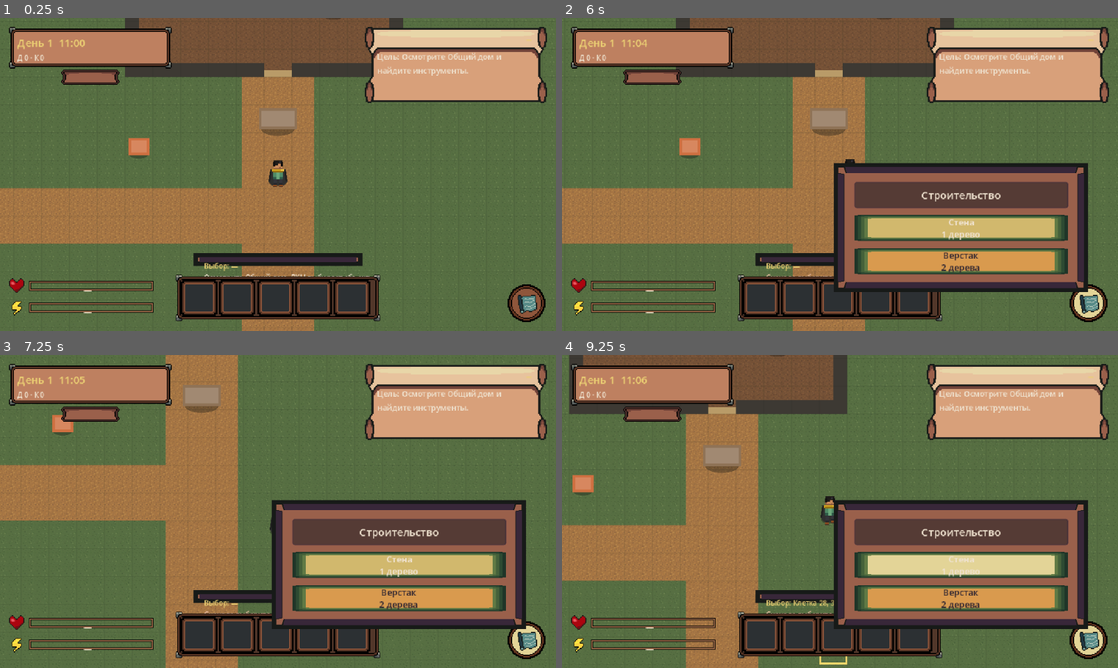
Above: before the commit, frames 1-4 (two rows, left to right).
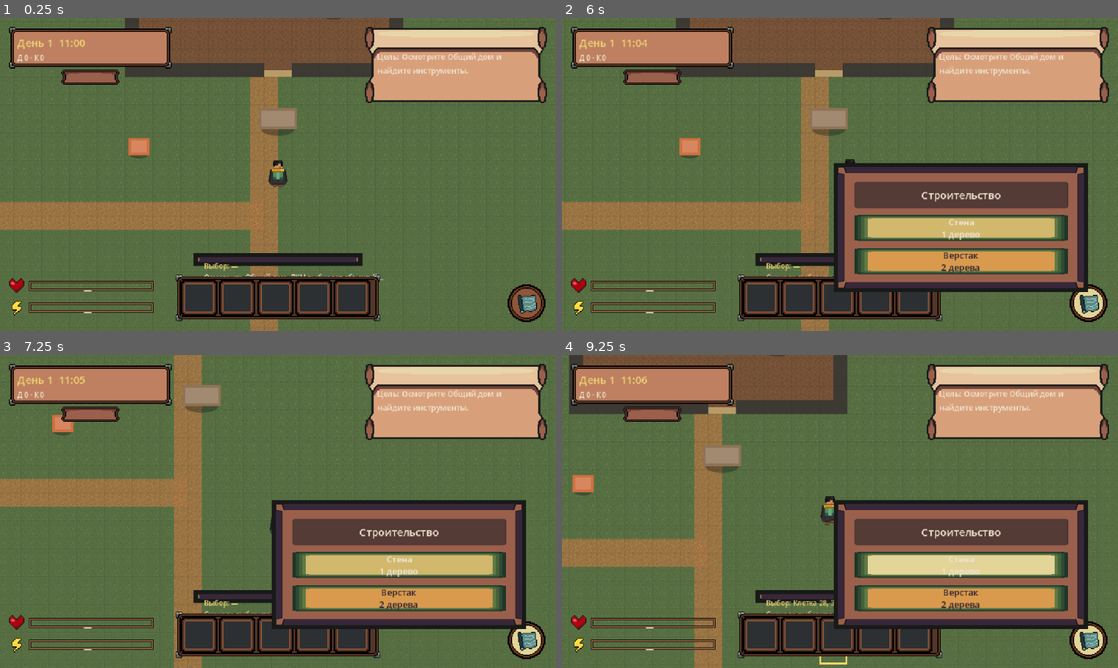
Above: after the commit, the same moments.

Repository: send-y/The_Last_Garden
Game: Godot game, scene res://src/main/main.tscn
Same seed, same stepped clock (60 frames per second), same inputs: the game is played once before the commit and once after it.
Inputs (mouse positions are in pixels of both pictures, inside the frame that each line leads up to):
- Up to frame 1 (0.25 s): no input
- Up to frame 2 (6 s): click "−" at 0.5 s; click "+" at 1.25 s; click (1090, 302) at 2 s; click "Строительство" at 2.75 s; click "Закончить строительство" at 3.5 s; click "Стена 1 дерево" at 4.25 s; click "Верстак 2 дерева" at 5 s; tap Enter at 5.75 s; move the mouse to (962, 158) at 5.77 s; hold D (move_right) from 5.78 s (still down); hold E (interact) from 5.78 s (still down); click (962, 158) at 5.92 s
- Up to frame 3 (7.25 s): move the mouse to (166, 527) at 6.52 s; release D (move_right) at 6.53 s; release E (interact) at 6.53 s; hold S (move_down) from 6.53 s (still down); tap E (interact) at 6.6 s
- Up to frame 4 (9.25 s): move the mouse to (895, 442) at 7.27 s; release S (move_down) at 7.28 s; hold D (move_right) 7.28-8.03 s; hold E (interact) 7.28-8.03 s; move the mouse to (812, 574) at 8.02 s; hold W (move_up) 8.03-8.78 s; tap E (interact) at 8.1 s; click (812, 574) at 8.17 s; move the mouse to (1006, 558) at 8.77 s; hold A (move_left) from 8.78 s (still down); hold E (interact) from 8.78 s (still down)

The runs differ from the first frame. In frame 1, 8.9% of the frame differs, in the area x 0-69%, y 18-100%; in frame 2, 6.9%; in frame 3, 9.4%, in the area x 0-43%, y 0-100%; in frame 4, 8.1%.

Commit message:
Tidy path and HUD layering

Diff:
--- a/game/src/ui/first_night_hud.gd
+++ b/game/src/ui/first_night_hud.gd
@@ -169,7 +169,8 @@
 	_message_label = _make_label(
 		feedback_panel, Vector2(5.0, 15.0), Vector2(210.0, 12.0), 8
 	)
-	_message_label.autowrap_mode = TextServer.AUTOWRAP_WORD_SMART
+	_message_label.autowrap_mode = TextServer.AUTOWRAP_OFF
+	_message_label.text_overrun_behavior = TextServer.OVERRUN_TRIM_ELLIPSIS
 	_message_label.text = Localized.resolve("ui.hud.intro")
 
 	_add_ui_texture("status_heart.png", Vector2(10, 299), Vector2(18, 18))
--- a/game/src/world/first_night_world.gd
+++ b/game/src/world/first_night_world.gd
@@ -501,6 +501,21 @@
 		Vector2(7.0 * tile, 35.0 * tile),
 	]), Color("b39a69"))
 
+	# Keep the paths narrow and draw them beneath buildings and the shoreline.
+	var road_tint := Color(1.0, 1.0, 1.0, 0.86)
+	draw_texture_rect(
+		ROAD_TILE,
+		Rect2(23.5 * tile, 26.0 * tile, tile, 12.0 * tile),
+		true,
+		road_tint
+	)
+	draw_texture_rect(
+		ROAD_TILE,
+		Rect2(8.0 * tile, 30.5 * tile, 16.0 * tile, tile),
+		true,
+		road_tint
+	)
+
 	draw_texture_rect(
 		DIRT_TILE,
 		Rect2(19.0 * tile, 17.0 * tile, 10.0 * tile, 9.0 * tile),
@@ -513,17 +528,6 @@
 	draw_rect(Rect2(25.0 * tile, 26.0 * tile - 16.0, 4.0 * tile, 16.0), Color("3d3933"))
 	draw_rect(Rect2(24.0 * tile, 26.0 * tile - 8.0, tile, 8.0), Color("b99b68"))
 
-	draw_texture_rect(
-		ROAD_TILE,
-		Rect2(23.2 * tile, 26.0 * tile, 2.6 * tile, 12.0 * tile),
-		true
-	)
-	draw_texture_rect(
-		ROAD_TILE,
-		Rect2(8.0 * tile, 30.0 * tile, 16.0 * tile, 2.0 * tile),
-		true
-	)
-
 	var grid_color := Color(0.12, 0.16, 0.11, 0.10)
 	for x_line: int in range(Catalog.MAP_SIZE.x + 1):
 		draw_line(Vector2(x_line * tile, 0.0), Vector2(x_line * tile, map_pixels.y), grid_color, 1.0)
